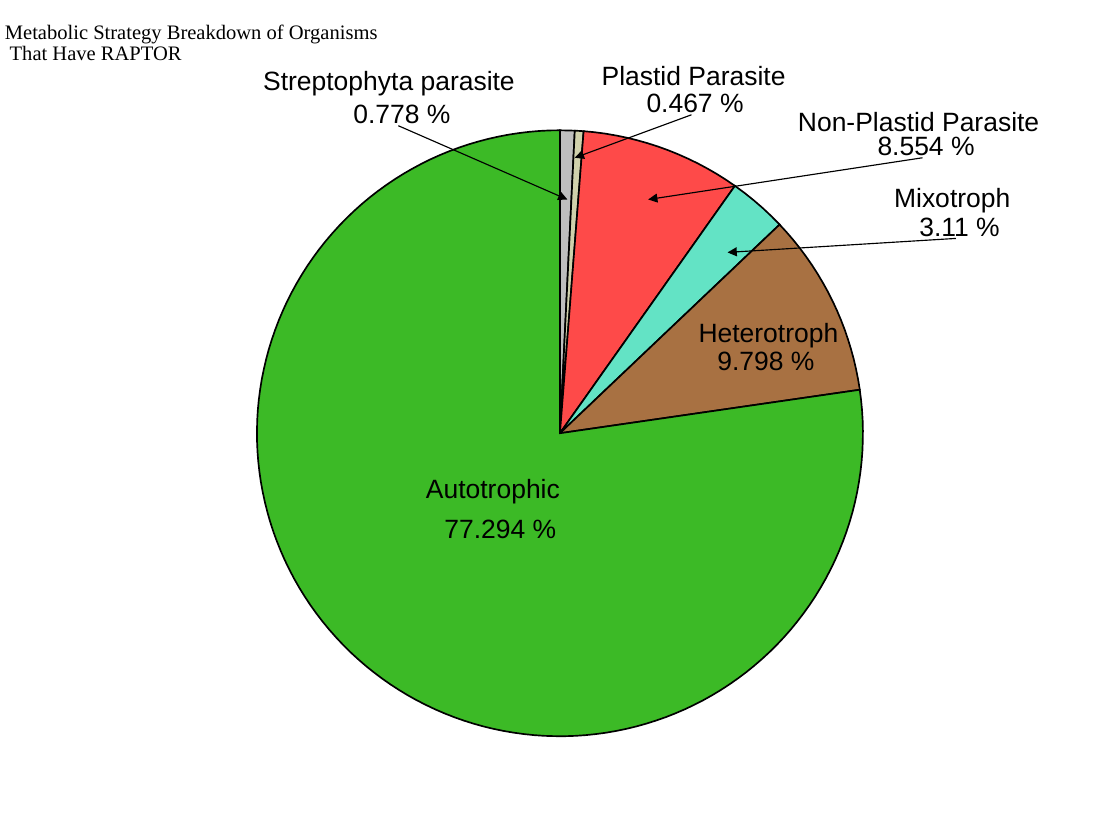
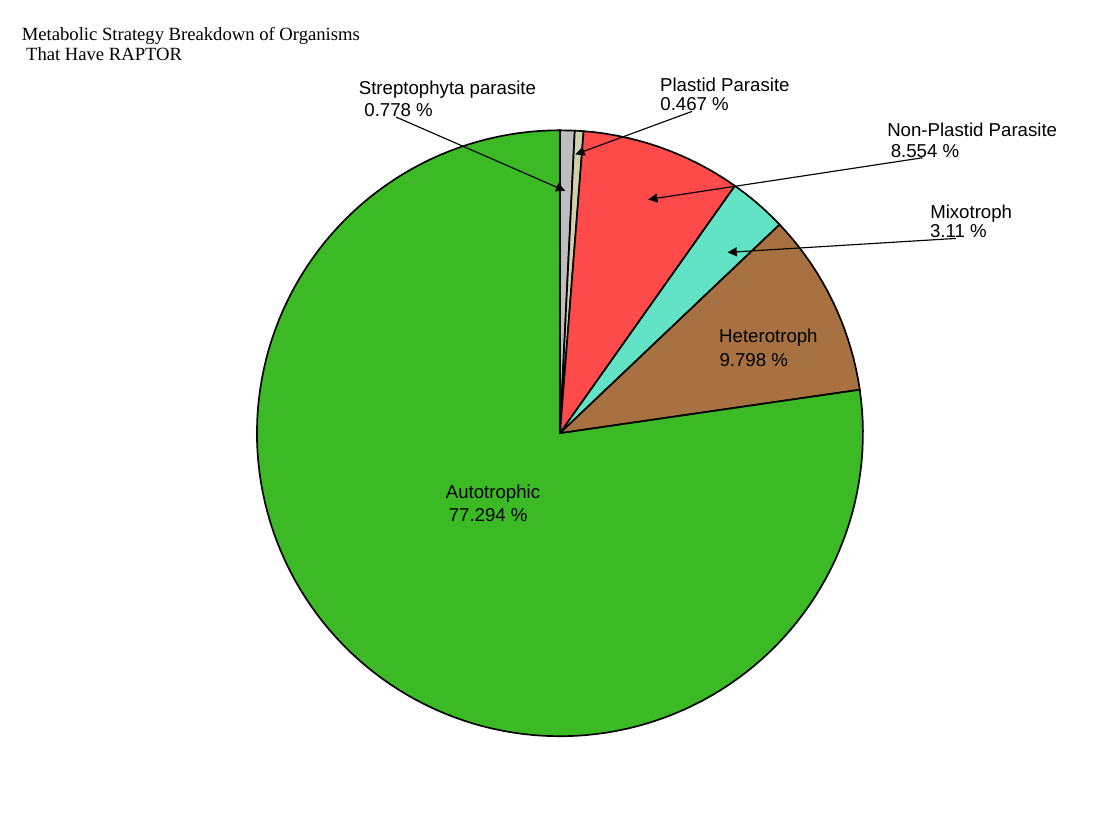
Before and after one commit to Dellaraam/TOR_phylogenetics, a slide deck: slide 1 of Images/Figures_To_Review/PieCharts_Metabolic/ALL/PieWithRAPTORv2.pptx. Drawn at 1120x840 pixels with LibreOffice and Linux fonts; fonts in the diff are those of the drawing. Boxes give left, top, right and bottom in pixels: in the first picture for what was removed or moved away, otherwise in the second. Text is boxed around its words. In the diff, an @@ line names an element or a change of style, - is before the commit and + after.

```diff
--- a/Images/Figures_To_Review/PieCharts_Metabolic/ALL/PieWithRAPTORv2.pptx
+++ b/Images/Figures_To_Review/PieCharts_Metabolic/ALL/PieWithRAPTORv2.pptx
@@ text "Metabolic Strategy Breakdown of Organisms" at (22,27,359,61): size 13.2 to 12 pt @@
@@ size 17.1 to 12 pt in 12 elements at (891,144,938,161), (930,224,965,241), (719,328,817,346), (446,484,540,502), (660,97,707,115), (364,103,411,121), (720,353,767,366), (930,204,1012,222), (660,77,789,92), (449,508,506,521), (887,122,1057,137), (359,80,536,98) @@
@@ text "Streptophyta parasite": place and size @@
-text "Streptophyta parasite" at (263,70,515,95)
+text "Streptophyta parasite" at (359,80,536,98)
@@ text "Plastid Parasite": place and size @@
-text "Plastid Parasite" at (602,65,785,86)
+text "Plastid Parasite" at (660,77,789,92)
@@ text "0.778 %": place and size @@
-text "0.778 %" at (353,104,419,129)
+text "0.778 %" at (364,103,411,121)
@@ arrow moved from (399, 125) - (568, 199) to (396, 118) - (566, 190) @@
@@ arrow moved from (691, 114) - (575, 158) to (692, 111) - (576, 155) @@
@@ text "Non-Plastid Parasite": place and size @@
-text "Non-Plastid Parasite" at (798,111,1039,132)
+text "Non-Plastid Parasite" at (887,122,1057,137)
@@ text "Mixotroph": place and size @@
-text "Mixotroph" at (894,187,1010,213)
+text "Mixotroph" at (930,204,1012,222)
@@ text "77.294 %": place and size @@
-text "77.294 %" at (444,519,525,539)
+text "77.294 %" at (449,508,506,521)
```
Also in this commit, not shown: 27 other files.
